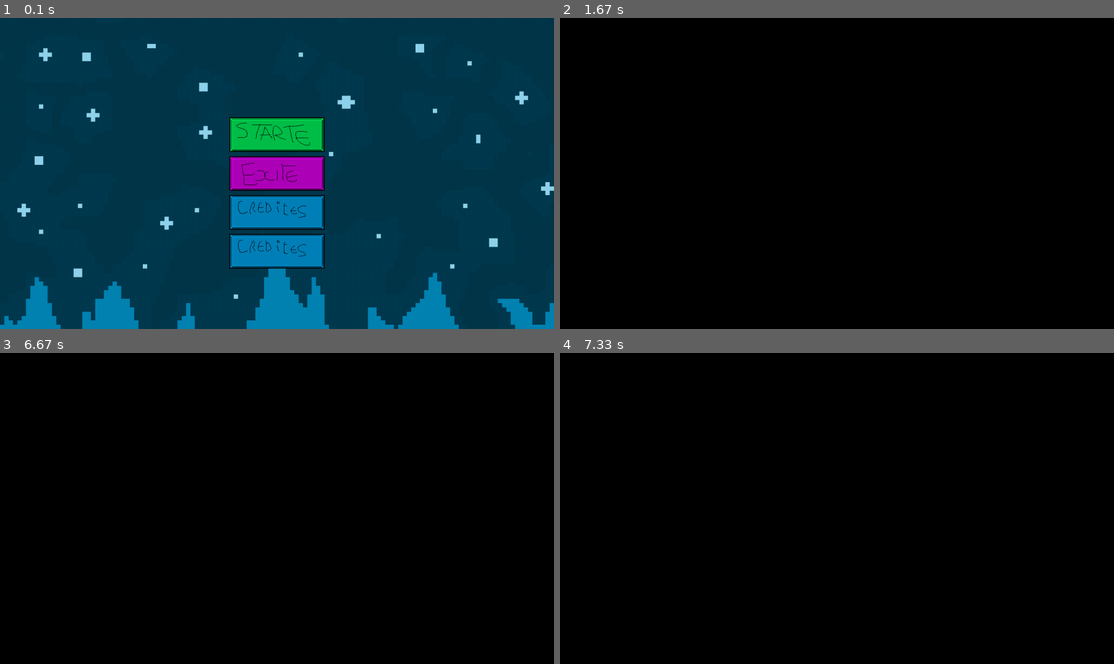
Above: before the commit, frames 1-4 (two rows, left to right).
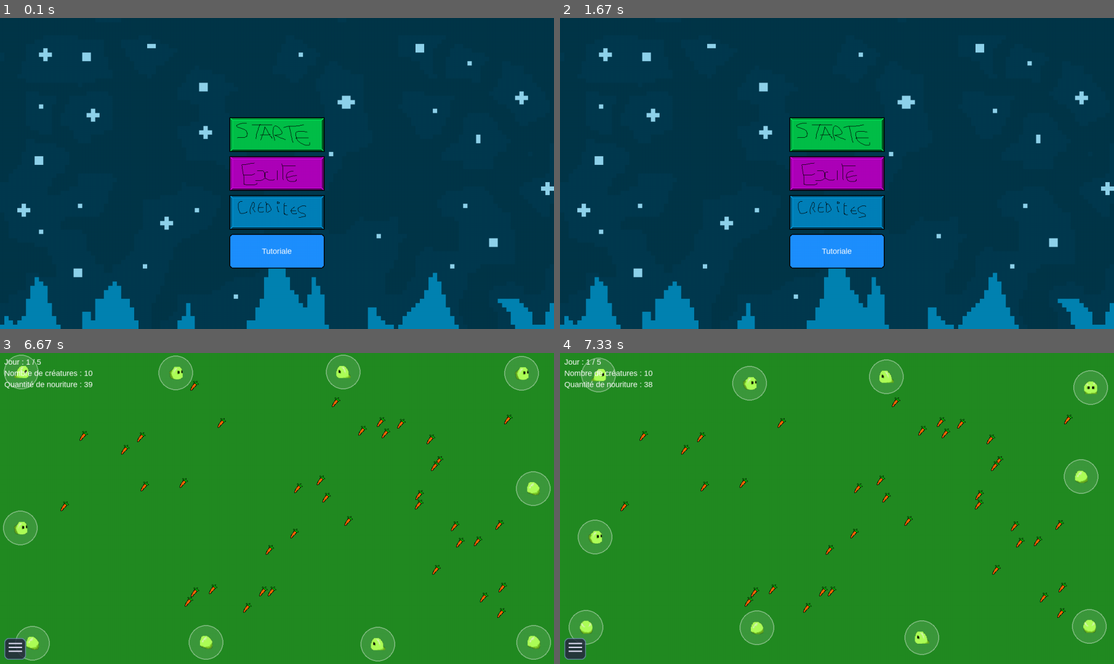
Above: after the commit, the same moments.

Repository: X47C/Trophees-NSI
Game: pygame game, started from main.py
The game is run twice, just before and just after one commit, with the same random seed, the same clock (stepped at 60 frames per second) and the same inputs.
Inputs (mouse positions are in pixels of both pictures, inside the frame that each line leads up to):
- Up to frame 1 (0.1 s): no input
- Up to frame 2 (1.67 s): press the mouse at (837, 133) at 0.92 s; move the mouse to (859, 185) at 1.02 s; release the mouse at (875, 238) at 1.15 s
- Up to frame 3 (6.67 s): press the mouse at (277, 586) at 6.2 s; move the mouse to (265, 530) at 6.3 s; release the mouse at (254, 477) at 6.43 s; click (221, 645) at 6.55 s, where only the run after the commit has a clickable "Start"
- Up to frame 4 (7.33 s): press the mouse at (576, 648) at 6.87 s; move the mouse to (698, 573) at 6.97 s; release the mouse at (820, 499) at 7.1 s; press the mouse at (576, 648) at 7.2 s; move the mouse to (803, 533) at 7.3 s

The runs differ from the first frame. In frame 1, 1.8% of the frame differs, in the area x 41-59%, y 69-81%; in frame 2, 100%; in frame 3, 100%; in frame 4, 100%, in the area x 0-100%, y 0-100%.

Commit message:
Deux trois trucs

Diff:
--- a/Game/game.py
+++ b/Game/game.py
@@ -51,11 +51,11 @@
 
         #crée la nouriture
         for i in range(settings.Food_quantity[0]):
-            settings.food_list.append(Food(rd(100, 1180), rd(50, 700)))
+            settings.food_list.append(Food(rd(100, settings.Display_size[0] - 100), rd(50, settings.Display_size[1] - 50)))
         self.distribute_on_border(settings.creatures_list, settings.Display_size)
 
         #implemente les premier jour pour les graphes
-        settings.creatures_list_dico[self.current_day] = [pop.copy() for pop in settings.creatures_list] # pas touche
+        settings.creatures_list_dico[self.current_day] = [pop.copy() for pop in settings.creatures_list]
         settings.food_list_dico[self.current_day] = len(settings.food_list)
 
 
--- a/Pygame/pygame.py
+++ b/Pygame/pygame.py
@@ -9,6 +9,7 @@
 import pylab
 import matplotlib.backends.backend_agg as agg
 from matplotlib.ticker import MaxNLocator
+import cv2
 
 
 class Before_Game:
@@ -27,10 +28,8 @@
         self.Button_Start = Button(Rect(self.width // 2 - 110, self.height // 2 - 130, 220, 80),'', self.screen)
         self.Button_credits = Button(Rect(self.width // 2 - 110, self.height // 2 + 50, 220, 80),'', self.screen)
         self.Button_credits_exit = Button(Rect(self.width // 2 - 65, self.height // 2 + 130, 130, 50),'Back', self.screen)
-        self.Button_tutorial = Button(Rect(self.width // 2 - 110, self.height // 2 + 140, 220, 80),'', self.screen)
+        self.Button_tutorial = Button(Rect(self.width // 2 - 110, self.height // 2 + 140, 220, 80),'Tutoriale', self.screen)
         self.Button_tutorial_pass = Button(Rect(self.width // 2 - 65, self.height // 2 + 50, 130, 50),'Pass', self.screen)
-
-        self.bg_asset = pg.image.load('assets/before-game-background.png')
 
         self.bg_asset = pg.image.load('assets/before-game-background.png')
         self.Button_font = pg.font.SysFont(settings.Button_font, settings.Button_font_size)
@@ -44,7 +43,7 @@
         self.Button_exit.draw(self.screen, self.Button_font, 'assets/button-exit.png')
         self.Button_Start.draw(self.screen, self.Button_font, 'assets/button-start.png')
         self.Button_credits.draw(self.screen, self.Button_font, 'assets/button-credits.png')
-        self.Button_tutorial.draw(self.screen, self.Button_font, 'assets/button-credits.png') # image temporaire, remplacer par button-tutorial.png
+        self.Button_tutorial.draw(self.screen, self.Button_font)
 
 
     def handle_event(self, event):
@@ -64,26 +63,79 @@
                     return 'tutorial'
 
 
+
     def tutorial(self):
         """
-        Affiche le tutoriel
-        Version non définitive
-        """
-        self.Button_tutorial_pass.draw(self.screen, self.Button_font)
-        window = pg.display.set_mode(())
-        video = pg.Video("video_test.mp4") #la video test c'est une des videos qui avait ete envoyee de l'ecran du jeu, parce que je voulais etre sure que c'etait pas la taille de la video le probleme
-        video.play()
-        while True :
-            video.draw_to(window, (0,0))
+        Affiche le tutoriel sous forme de popup par-dessus l'écran d'accueil.
+        Utilise opencv pour lire la vidéo frame par frame et l'afficher dans pygame.
+        """
+
+        # chargement de la vidéo
+        cap = cv2.VideoCapture('assets/video_test.mp4')
+
+        fps_video = cap.get(cv2.CAP_PROP_FPS) or 30
+        clock_tuto = pg.time.Clock()
+
+        # dimensions de la popup
+        popup_w = int(self.width * 0.75)
+        popup_h = int(self.height * 0.75)
+        popup_x = (self.width - popup_w) // 2
+        popup_y = (self.height - popup_h) // 2
+
+        # hauteur réservée pour le bouton "Passer" en bas de la popup
+        btn_zone_h = 60
+        video_h = popup_h - btn_zone_h
+
+        # bouton "Passer" centré en bas de la popup
+        btn_w, btn_h = 130, 44
+        btn_x = popup_x + (popup_w - btn_w) // 2
+        btn_y = popup_y + popup_h - btn_zone_h + (btn_zone_h - btn_h) // 2
+        self.Button_tutorial_pass.rect = pg.Rect(btn_x, btn_y, btn_w, btn_h)
+
+        running_tuto = True
+        while running_tuto:
+            self.draw()
+
+            # lecture d'une frame
+            ret, frame = cap.read()
+            if not ret:
+                # fin de la vidéo : on arrete
+                running_tuto = False
+                break
+
+            frame_rgb = cv2.cvtColor(frame, cv2.COLOR_BGR2RGB)
+            frame_rgb = cv2.resize(frame_rgb, (popup_w, video_h))
+            frame_surf = pg.surfarray.make_surface(frame_rgb.swapaxes(0, 1))
+
+            # fond semi-transparent par-dessus l'écran d'accueil
+            overlay = pg.Surface((self.width, self.height), pg.SRCALPHA)
+            overlay.fill((0, 0, 0, 160))
+            self.screen.blit(overlay, (0, 0))
+
+            # fond de la popup
+            pg.draw.rect(self.screen, (255, 255, 255), (popup_x - 15, popup_y - 15, popup_w + 30, popup_h + 15), border_radius=8)
+
+            # affichage de la frame vidéo
+            self.screen.blit(frame_surf, (popup_x, popup_y))
+
+            # bouton "Passer"
+            self.Button_tutorial_pass.draw(self.screen, self.Button_font)
+
             pg.display.flip()
-
-        #video = pg.video.Movie("video_test.mp4")
-        #sur_obj=pg.display.set_mode(video.get_size())
-
-        #clo_obj=pg.time.Clock() #ca apparemment c'est pour que la video se joue a la vitesse qu'on veut
-
-        #video_screen=pg.Surface(video.get_size()).convert()
-        #video.play()
+            clock_tuto.tick(fps_video)
+
+            # gestion des événements
+            for event in pg.event.get():
+                if event.type == pg.QUIT:
+                    running_tuto = False
+                if event.type == pg.MOUSEBUTTONUP and event.button == 1:
+                    if self.Button_tutorial_pass.rect.collidepoint(event.pos):
+                        running_tuto = False
+                if event.type == pg.KEYDOWN:
+                    if event.key == pg.K_ESCAPE:
+                        running_tuto = False
+
+        cap.release()
 
 
     def credits(self):
--- a/main.py
+++ b/main.py
@@ -119,6 +119,9 @@
     screen.fill((0, 0, 0))
 
     match state:
+        case 'tutorial':
+            Befg.tutorial()
+            state = 'home'
         case 'home':
             Befg.draw()
         case 'settings':
